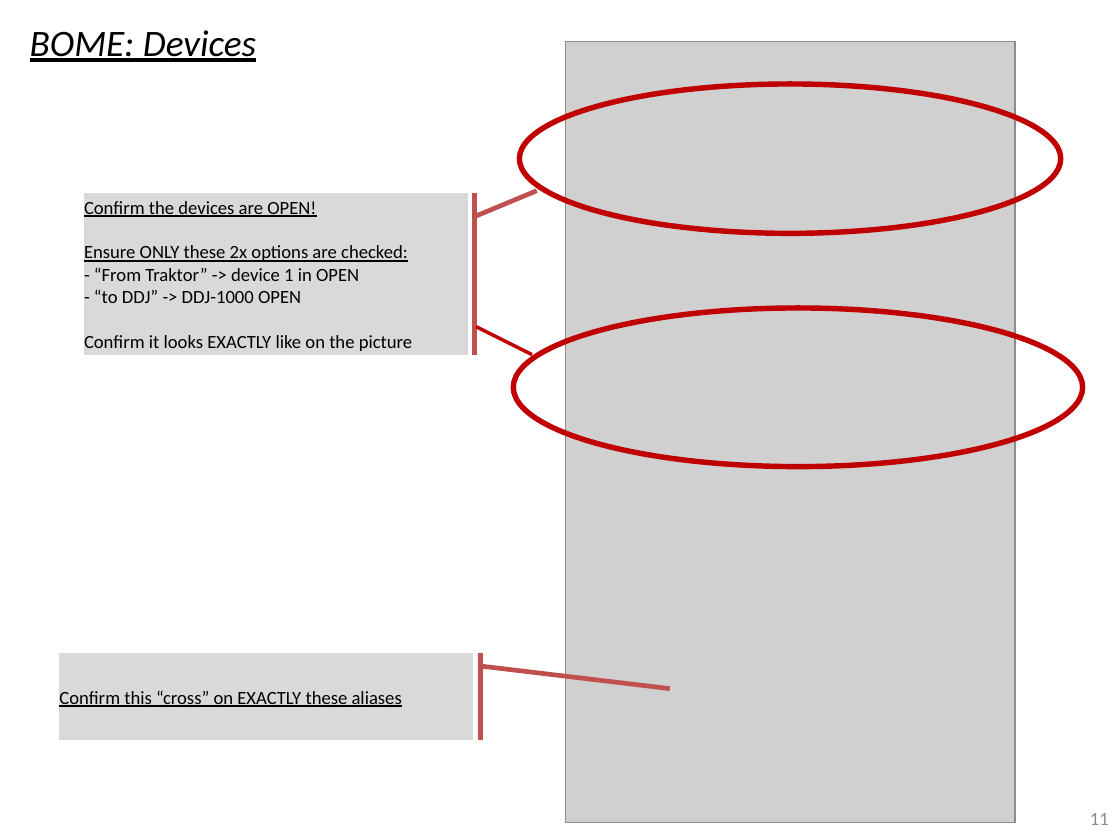
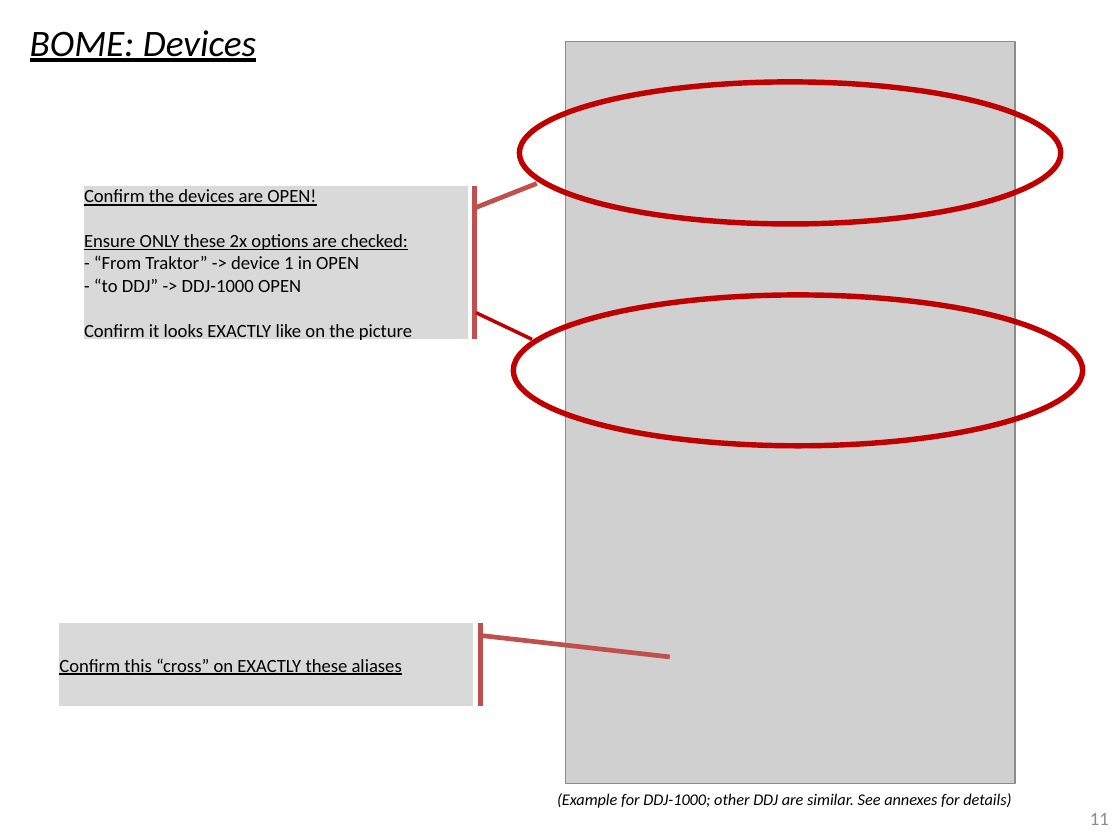
Before and after one commit to pestrela/music, a slide deck: slide 11 of traktor/mapping_ddj_1000/Support files/Source files/DDJ - BOME Installation Guide.pptx. Drawn at 1120x840 pixels with LibreOffice and Linux fonts; fonts in the diff are those of the drawing; grey boxes stand for pictures. Boxes give left, top, right and bottom in pixels: in the first picture for what was removed or moved away, otherwise in the second. Text is boxed around its words. In the diff, an @@ line names an element or a change of style, - is before the commit and + after.

```diff
--- a/traktor/mapping_ddj_1000/Support files/Source files/DDJ - BOME Installation Guide.pptx
+++ b/traktor/mapping_ddj_1000/Support files/Source files/DDJ - BOME Installation Guide.pptx
@@ picture: place and size @@
-picture at [566,41,1016,822]
+picture at [566,41,1016,784]
@@ ellipse: place and size @@
-ellipse at [520,84,1061,233]
+ellipse at [520,82,1061,224]
@@ accent callout "Confirm the devices are OPEN!": place and size @@
-accent callout "Confirm the devices are OPEN!" at [84,193,468,354]
+accent callout "Confirm the devices are OPEN!" at [84,186,468,339]
@@ ellipse: place and size @@
-ellipse at [513,308,1082,467]
+ellipse at [513,295,1082,446]
@@ line moved from (476, 327) - (532, 355) to (476, 312) - (532, 339) @@
@@ accent callout "Confirm this “cross” on EXACTLY ...": place and size @@
-accent callout "Confirm this “cross” on EXACTLY ..." at [59,653,473,740]
+accent callout "Confirm this “cross” on EXACTLY ..." at [59,624,473,707]
@@ text added at [557,793,1011,808], 10.5 pt, text #000000, italic @@
+(Example for DDJ-1000; other DDJ are similar. See annexes for details)
```
Also in this commit, not shown: 17 other slides changed, 5 other files.
